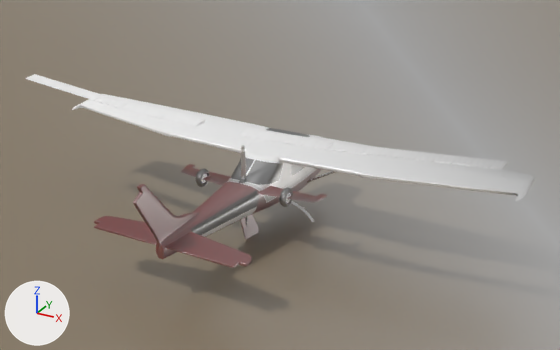
An edit to the Blender file X-Plane/Cessna 150J/C150_reboot.blend, drawn before and after from the same camera.
Rendered twice from a camera (50 mm lens) standing at (7.21, -11.64, 6.25) and looking at (0.59, 0.39, 0.24). The lights are fixed; the arrows at lower left show +X, +Y and +Z. The same objects are shown in both versions, whatever each file hides.

Names of what the first picture shows: 'Elevator', 'Elevator Trim Tab', 'Flaps', 'Fuselage', 'Ground', 'Horizontal Stabilizer', 'Left Aileron', 'Left Tire', 'Propeller', 'Rear Window', 'Right Aileron', 'Right Tire', 'Rudder', 'Wing'.
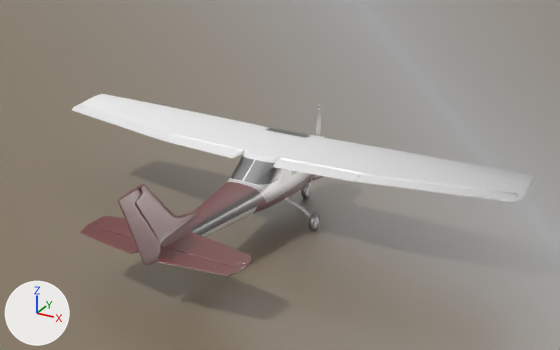
What the commit changed:
Object 'Right Aileron' (ob_right_aileron) moves from (0.0, 0.0, 0.0) to (0.0, 1.23, -1.06).
Object 'Left Aileron' (ob_left_aileron) moves from (0.0, 0.0, 0.0) to (0.0, 1.23, -1.06).
Object 'Flaps' (ob_flaps) moves from (0.0, 0.0, 0.0) to (0.0, 1.23, -1.06).
Object 'Rudder' (ob_rudder) moves from (0.0, 0.0, 0.0) to (0.0, -3.19, 1.17).
Object 'Elevator Trim Tab' (ob_elevator_trim_tab) moves from (0.0, 0.0, 0.0) to (0.0, -2.97, 0.0).
Object 'Elevator' (ob_elevator) moves from (0.0, 0.0, 0.0) to (0.0, -2.97, 0.0).
Object 'Front Wheel' (ob_front_wheel) moves from (0.0, 0.0, 0.0) to (0.0, 2.71, -1.16).
Object 'Front Tire' (ob_front_tire) moves from (0.0, 0.0, 0.0) to (0.0, 2.71, -1.16).
Object 'Right Wheel' (ob_right_wheel) moves from (0.0, 0.0, 0.0) to (0.0, 1.22, -1.05).
Object 'Right Tire' (ob_right_tire) moves from (0.0, 0.0, 0.0) to (0.0, 1.23, -1.06).
Object 'Left Wheel' (ob_left_wheel) moves from (0.0, 0.0, 0.0) to (0.0, 1.22, -1.05).
Object 'Left Tire' (ob_left_tire) moves from (0.0, 0.0, 0.0) to (0.0, 1.23, -1.06).
Object 'Propeller' (ob_propeller) moves from (0.0, 0.0, 0.0) to (0.0, 3.25, -0.14).

What differs and where, as boxes (x1, y1, x2, y2) in the pictures (560 x 350 px):
'Flaps', moved
    before: (120, 102, 334, 150)
    after: (163, 134, 361, 182)
'Right Aileron', moved
    before: (327, 142, 508, 169)
    after: (355, 175, 518, 202)
'Elevator', moved
    before: (181, 164, 327, 203)
    after: (80, 222, 246, 276)
'Rudder', moved
    before: (240, 214, 259, 239)
    after: (118, 188, 161, 265)
'Left Aileron', moved
    before: (25, 74, 128, 108)
    after: (72, 106, 169, 140)
'Elevator Trim Tab', moved
    before: (184, 171, 226, 186)
    after: (83, 231, 139, 254)
'Right Tire', moved
    before: (279, 187, 293, 207)
    after: (308, 213, 320, 230)
'Propeller', moved
    before: (241, 145, 247, 226)
    after: (316, 104, 321, 176)
'Left Tire', moved (not visible afterwards)
    before: (196, 168, 209, 187)
'Front Tire', moved
    before: (239, 179, 246, 183)
    after: (301, 184, 311, 198)
'Right Wheel', moved
    before: (286, 193, 291, 203)
    after: (315, 217, 319, 227)
'Left Wheel', moved (not visible afterwards)
    before: (202, 173, 207, 183)
'Front Wheel', moved (not visible before)
    after: (306, 187, 309, 195)
